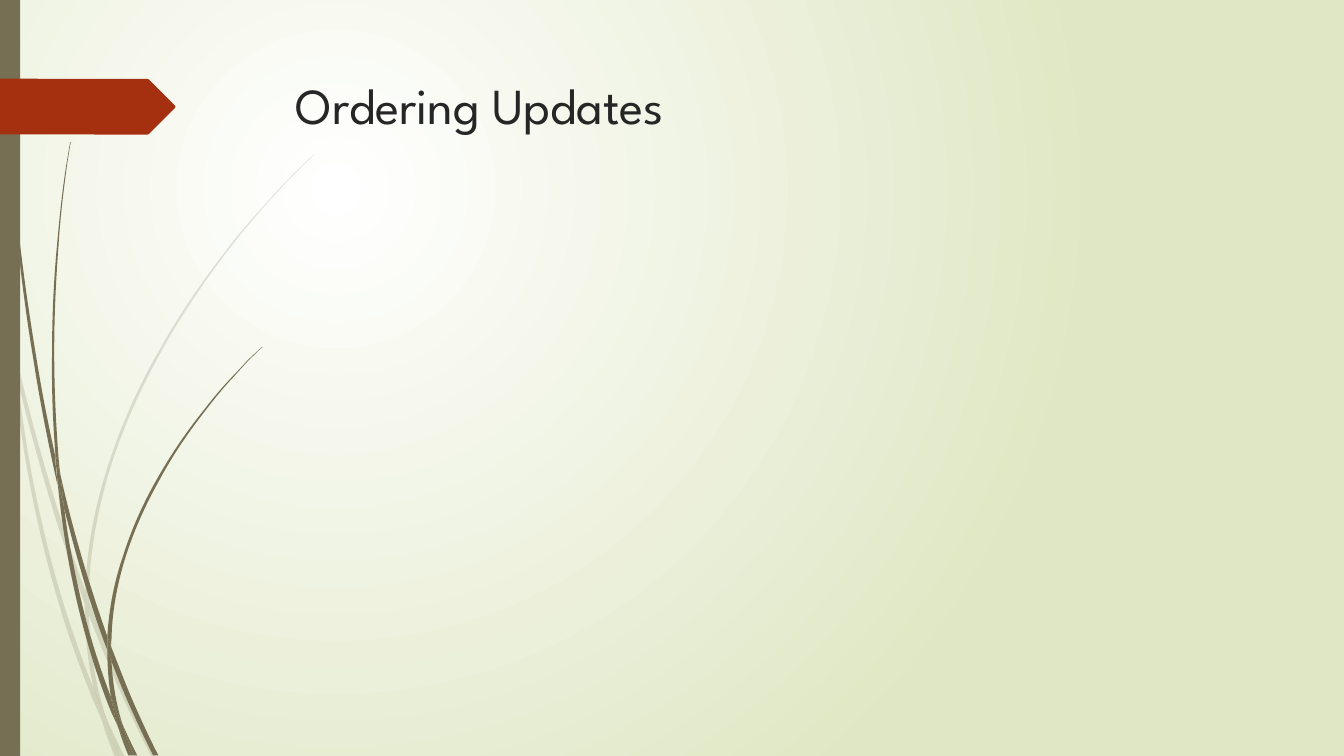
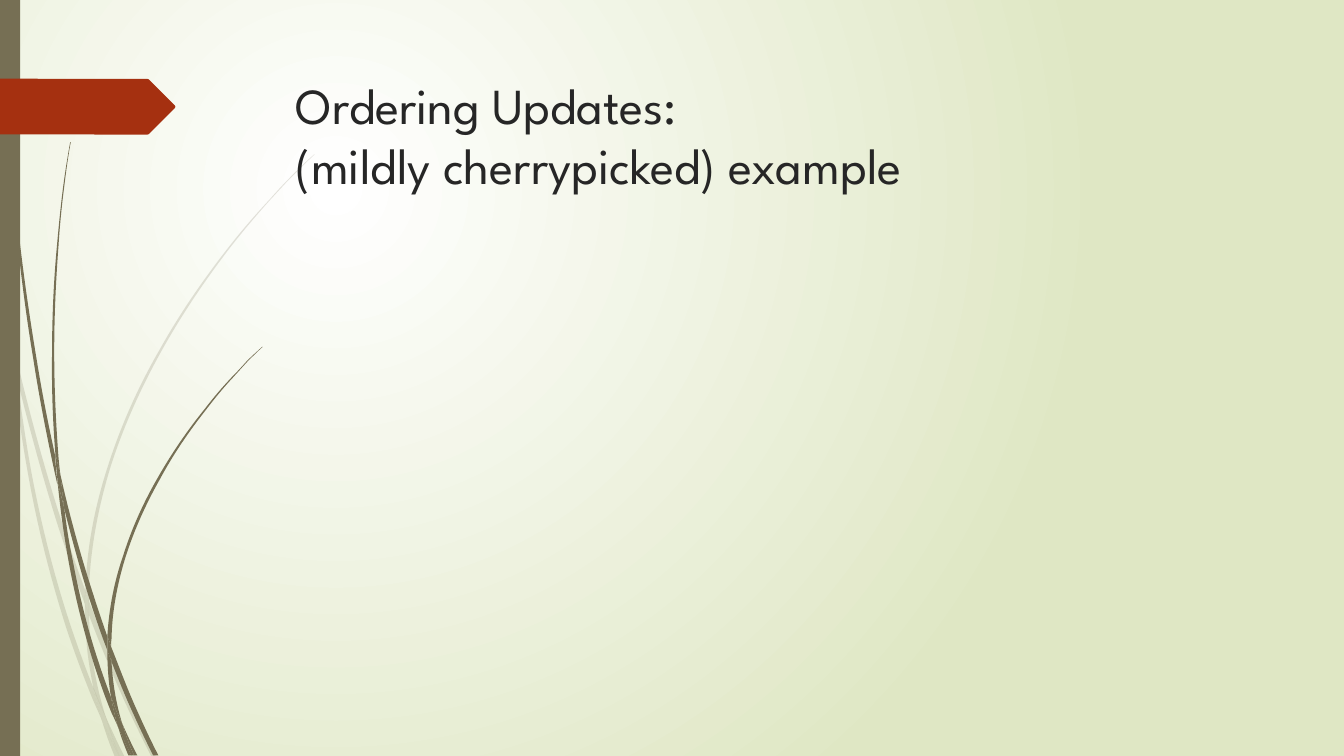
Before and after one commit to Mindful/ling-573, a slide deck: slide 10 of doc/D4_presentation.pptx (slide 9 before the commit). Drawn at 1344x756 pixels with LibreOffice and Linux fonts; fonts in the diff are those of the drawing. Boxes give left, top, right and bottom in pixels: in the first picture for what was removed or moved away, otherwise in the second. Text is boxed around its words. In the diff, an @@ line names an element or a change of style, - is before the commit and + after.

```diff
--- a/doc/D4_presentation.pptx
+++ b/doc/D4_presentation.pptx
@@ title at bbox=[296, 89, 901, 195]: text changed @@
-Ordering Updates
+Ordering Updates:
+(mildly cherrypicked) example
```
Also in this commit, not shown: 2 slides added.
